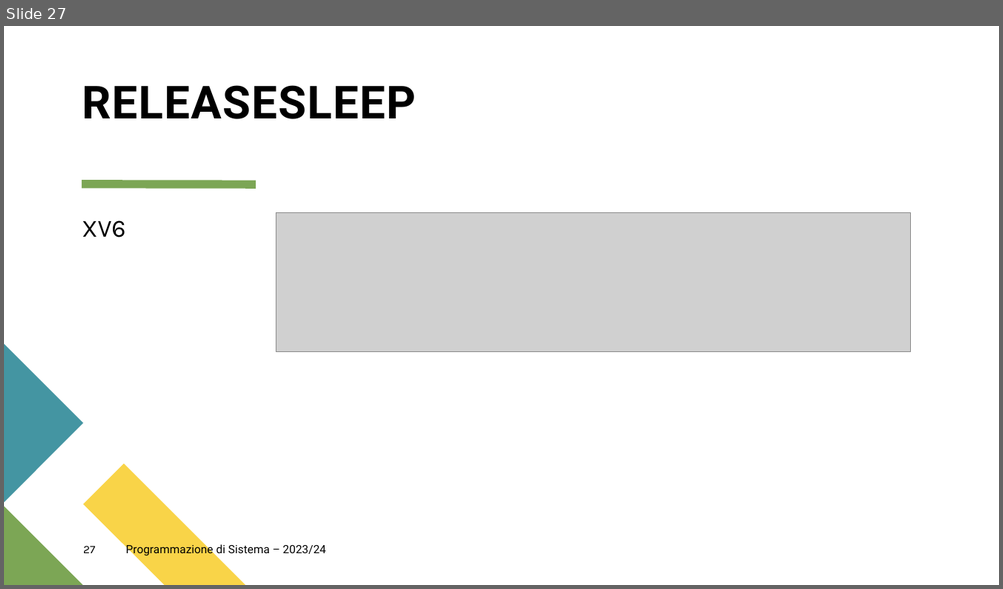
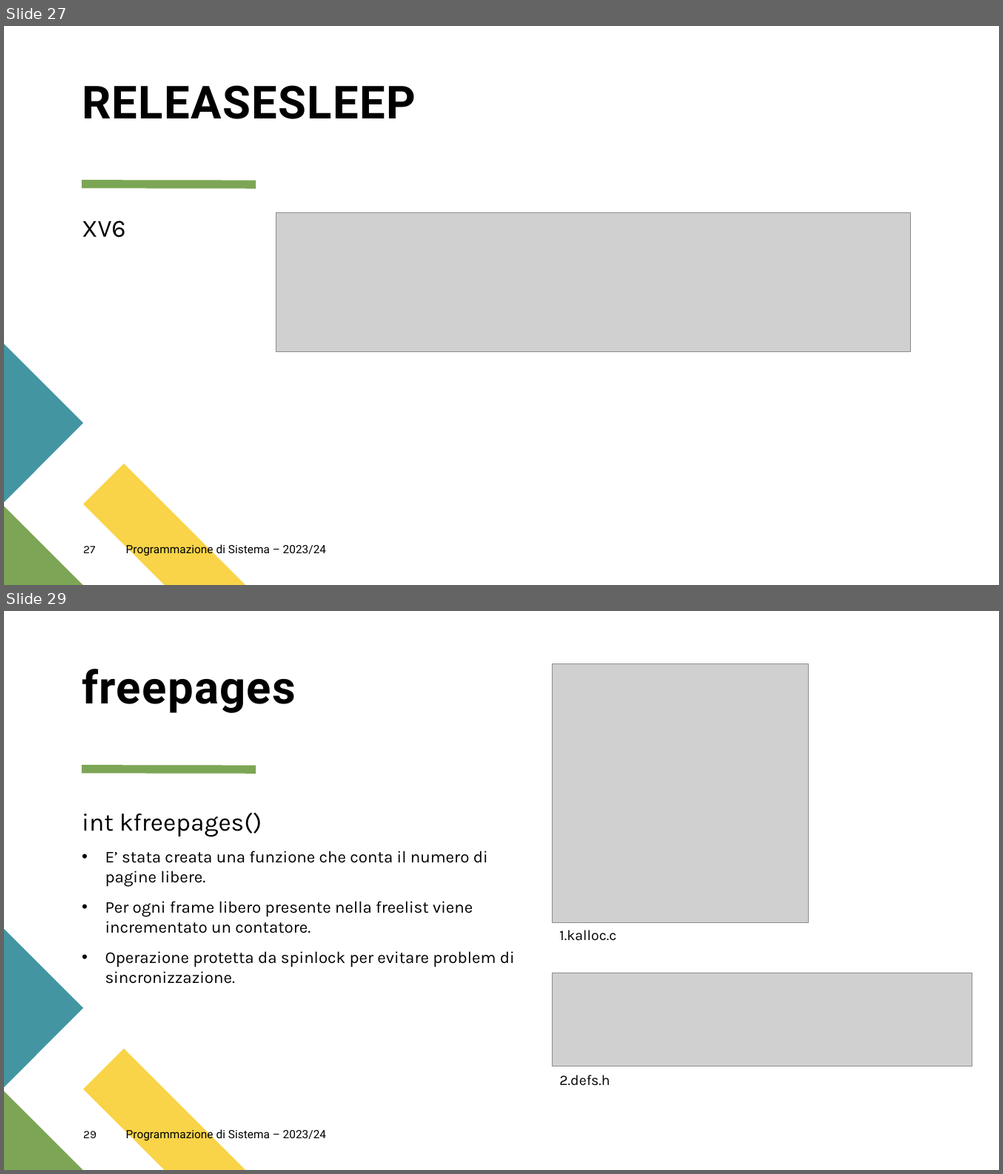
Before and after one commit to Zafonte/OS-project, a slide deck: OS161 Project/PDS.pptx. Shown one above the other, each under a label of ours: slide 27 before the commit, slides 27 and 29 after it; the slides between them are not shown. The pictures are 1003x589 and 1003x1174 pixels, drawn with LibreOffice and Linux fonts; fonts in the diff are those of the drawing; grey boxes stand for pictures. Boxes give left, top, right and bottom in pixels: in the first picture for what was removed or moved away, otherwise in the second. Text is boxed around its words. In the diff, an @@ line names an element or a change of style, - is before the commit and + after.

```diff
--- a/OS161 Project/PDS.pptx
+++ b/OS161 Project/PDS.pptx
@@ slide 29 added at bbox=[4, 611, 999, 1170], background #FFFFFF; not listed: 4 template elements that a slide beside it also shows @@
@@ title added at bbox=[82, 669, 296, 713], 44 pt, text #000000, bold @@
+freepages
@@ picture added at bbox=[552, 664, 808, 923] @@
@@ text added at bbox=[82, 812, 515, 984], 16 pt, text #000000 @@
+int kfreepages()
+• E’ stata creata una funzione che conta il numero di pagine libere.
+• Per ogni frame libero presente nella freelist viene incrementato un contatore.
+• Operazione protetta da spinlock per evitare problem di sincronizzazione.
@@ text added at bbox=[559, 930, 616, 941], 14 pt, text #000000 @@
+1.kalloc.c
@@ picture added at bbox=[552, 974, 972, 1067] @@
@@ text added at bbox=[559, 1075, 609, 1086], 14 pt, text #000000 @@
+2.defs.h
@@ page number added at bbox=[83, 1131, 96, 1139], 11 pt, text #000000 @@
+29
@@ text added at bbox=[126, 1128, 326, 1142], 11 pt, text #000000 @@
+Programmazione di Sistema – 2023/24
```
Also in this commit, not shown: 4 other slides added.
